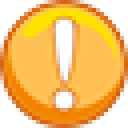
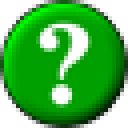
Comparing the layer stacks of the two (128, 128) images. Changes:
hid "Layer 43" over [0, 0, 128, 128]
showed "Layer 41" over [0, 0, 128, 128]
